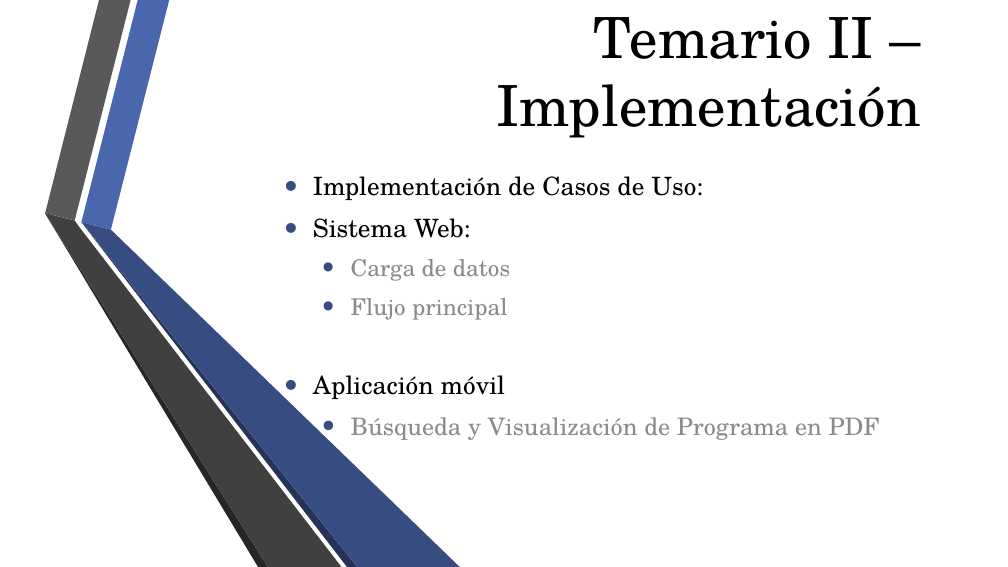
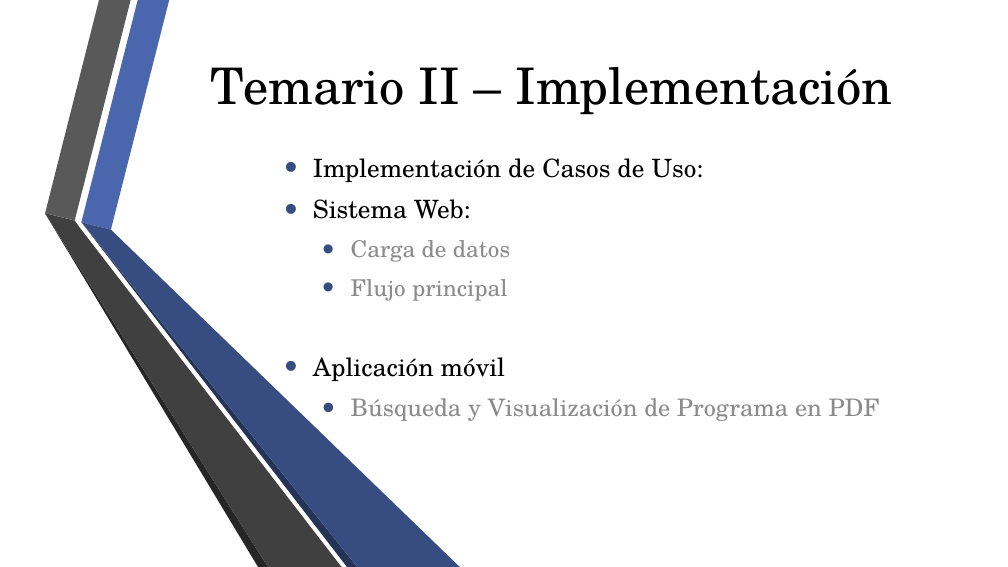
Before and after one commit to fge23/Sistema-VASPA, a slide deck: slide 3 of Presentaciones/Presentación VASPA - Diciembre 2020 - Examen Final/Presentación VASPA - Diciembre 2020 - Examen Final.pptx (slide 5 before the commit). Drawn at 1008x567 pixels with LibreOffice and Linux fonts; fonts in the diff are those of the drawing; background and template pictures are left out. Boxes give left, top, right and bottom in pixels: in the first picture for what was removed or moved away, otherwise in the second. Text is boxed around its words. In the diff, an @@ line names an element or a change of style, - is before the commit and + after.

```diff
--- a/Presentaciones/Presentación VASPA - Diciembre 2020 - Examen Final/Presentación VASPA - Diciembre 2020 - Examen Final.pptx
+++ b/Presentaciones/Presentación VASPA - Diciembre 2020 - Examen Final/Presentación VASPA - Diciembre 2020 - Examen Final.pptx
@@ title "Temario II – Implementación": place and size @@
-title "Temario II – Implementación" at bbox=[497, 17, 921, 138]
+title "Temario II – Implementación" at bbox=[211, 67, 893, 115]
@@ title "Temario II – Implementación" at bbox=[211, 67, 893, 115]: size 54 to 48 pt @@
@@ subtitle "Implementación de Casos de Uso:": place and size @@
-subtitle "Implementación de Casos de Uso:" at bbox=[313, 176, 880, 440]
+subtitle "Implementación de Casos de Uso:" at bbox=[313, 158, 880, 421]
```
Also in this commit, not shown: 5 other slides changed.
